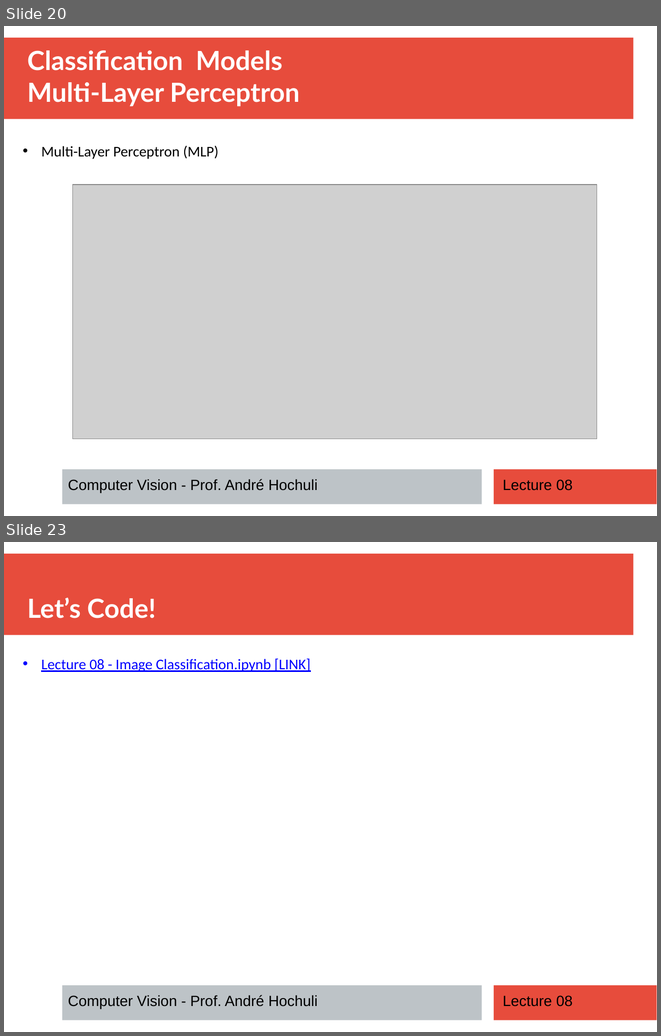
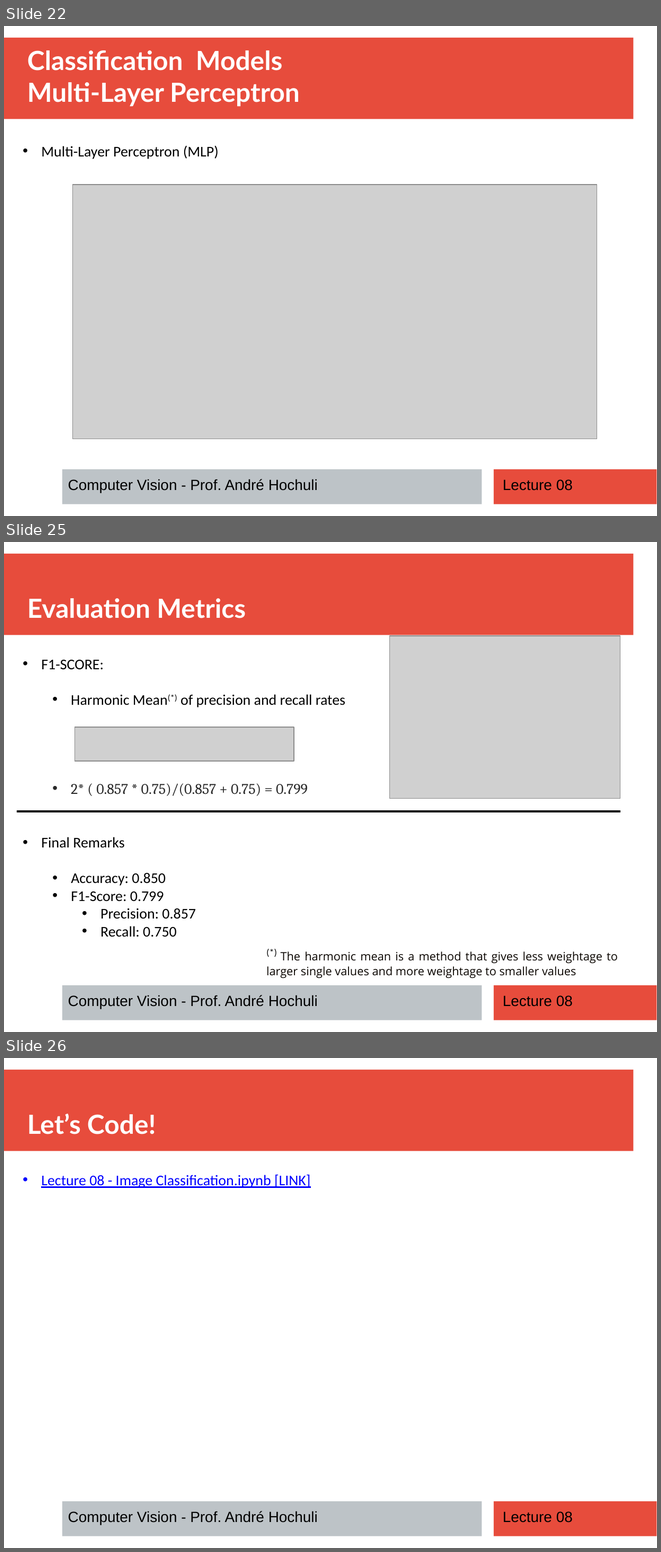
Before and after one commit to andrehochuli/teaching, a slide deck: ComputerVision/Lecture 08 - Classification/Lecture 08 - Classification.pptx. Shown one above the other, each under a label of ours: slides 20 and 23 before the commit, slides 22, 25 and 26 after it; the slides between them are not shown. The pictures are 661x1036 and 661x1552 pixels, drawn with LibreOffice and Linux fonts; fonts in the diff are those of the drawing; grey boxes stand for pictures. Boxes give left, top, right and bottom in pixels: in the first picture for what was removed or moved away, otherwise in the second. Text is boxed around its words. In the diff, an @@ line names an element or a change of style, - is before the commit and + after.

```diff
--- a/ComputerVision/Lecture 08 - Classification/Lecture 08 - Classification.pptx
+++ b/ComputerVision/Lecture 08 - Classification/Lecture 08 - Classification.pptx
@@ slide 25 added at (4,542,657,1032), background #FFFFFF; not listed: 3 template elements that a slide beside it also shows @@
@@ text added at (27,598,246,618), 32 pt, text #FFFFFF, bold @@
+Evaluation Metrics
@@ picture added at (390,636,621,798) @@
@@ text added at (41,660,345,796), 18 pt, text #000000 @@
+• F1-SCORE:
+  • Harmonic Mean(*) of precision and recall rates
+  • 2* ( 0.857 * 0.75)/(0.857 + 0.75) = 0.799
@@ picture added at (74,727,294,761) @@
@@ line added from (620, 811) to (17, 811), #000000 3 pt @@
@@ text added at (41,837,196,937), 18 pt, text #000000 @@
+• Final Remarks
+  • Accuracy: 0.850
+  • F1-Score: 0.799
+    • Precision: 0.857
+    • Recall: 0.750
@@ text added at (266,951,618,978), 14 pt, text #0A0500 @@
+(*) The harmonic mean is a method that gives less weightage to larger single values and more weightage to smaller values
@@ text added at (68,995,318,1008), 18 pt, text #000000 @@
+Computer Vision - Prof. André Hochuli
@@ text added at (503,995,573,1006), 18 pt, text #000000 @@
+Lecture 08
@@ what was slide 20 is now slide 22 @@
@@ what was slide 23 is now slide 26 @@
```
Also in this commit, not shown: 9 slides changed, 2 other slides added, 1 other file.
